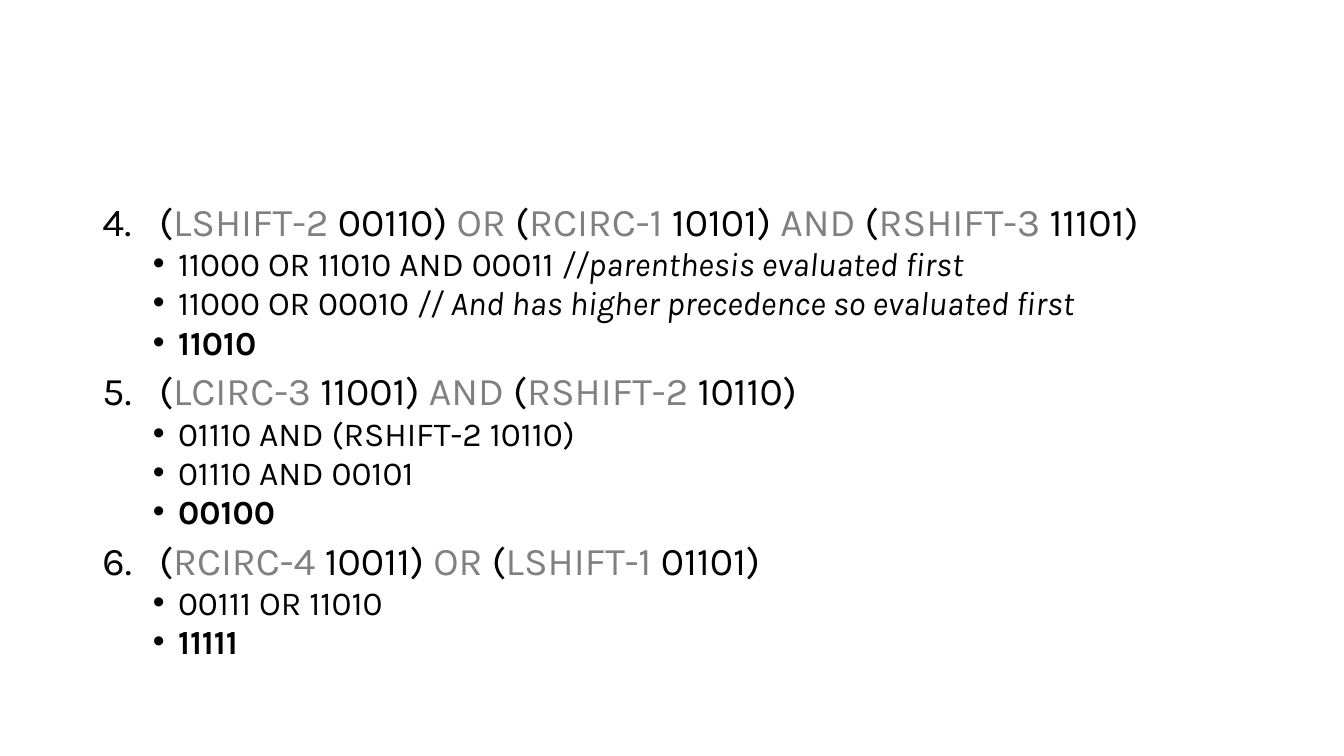
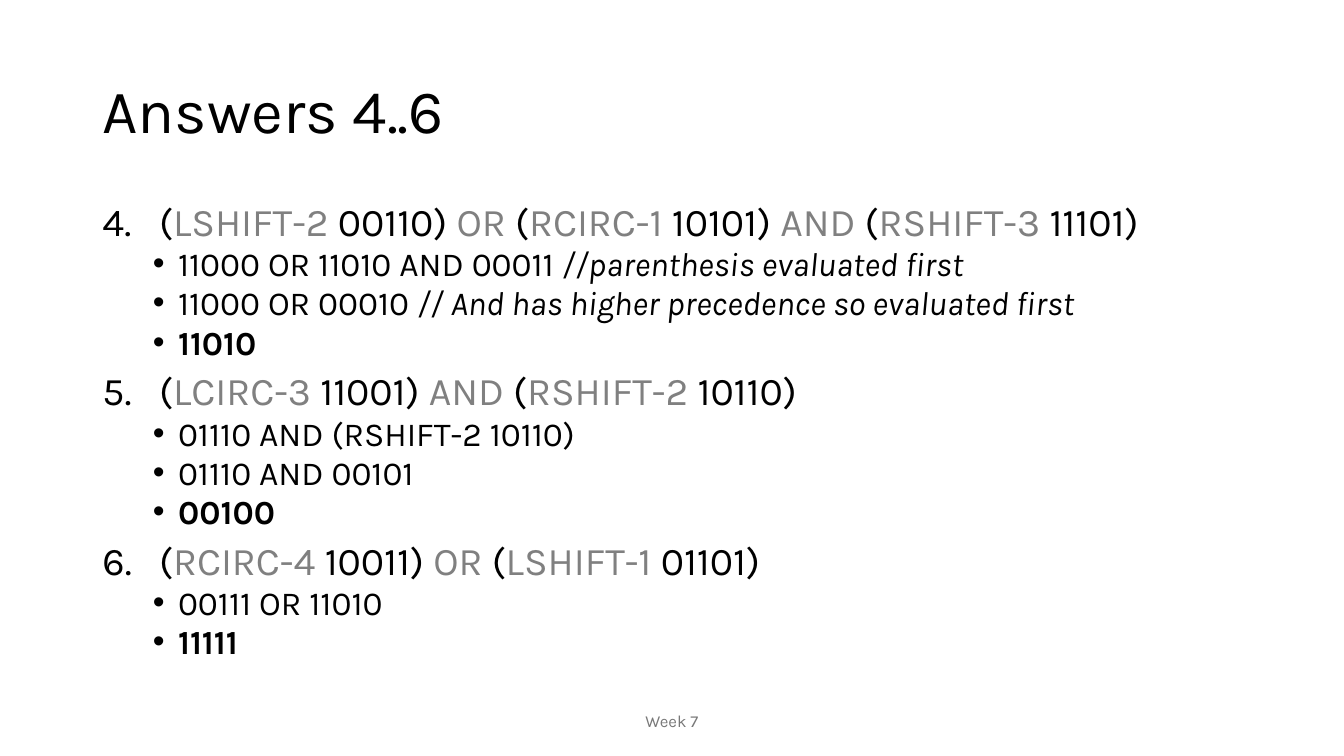
Before and after one commit to MoklaEducation/ems_winter_2025_acsl101, a slide deck: slide 54 of all/ExploringCSConceptsViaACSLCompetitions_all.pptx. Drawn at 1344x756 pixels with LibreOffice and Linux fonts; fonts in the diff are those of the drawing. Boxes give left, top, right and bottom in pixels: in the first picture for what was removed or moved away, otherwise in the second. Text is boxed around its words. In the diff, an @@ line names an element or a change of style, - is before the commit and + after.

```diff
--- a/all/ExploringCSConceptsViaACSLCompetitions_all.pptx
+++ b/all/ExploringCSConceptsViaACSLCompetitions_all.pptx
@@ title added at box(102, 93, 445, 134), 44 pt, text #000000 @@
+Answers 4..6
@@ text added at box(645, 715, 698, 727), 12 pt, text #797979 @@
+Week 7
```
Also in this commit, not shown: 3 other slides changed, 4 other files.
